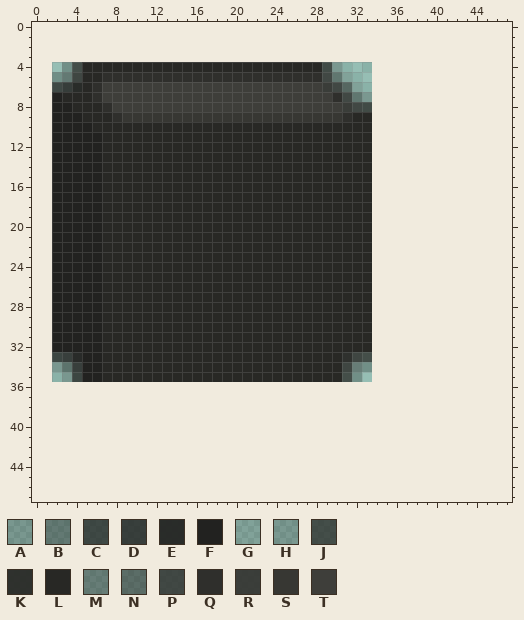
Two states of a pixel-art sprite, assets/platform/platform.png. This is how it looked before the edit.
The file is 32x32 pixels. Pixels under 10% opacity are left out. Colours within 5 levels of each other are drawn and written as one. The old version is drawn lined up with the new one, on the new canvas.
Palette (. is transparent): A #22222040  B #22222070  C #222220bf  D #222220cf  E #222220ef  F #222220  G #28282530  H #28282540  J #282825bf  K #282825ef  L #282825  M #2b2b2870  N #2c2c298e  P #2d2d2acf  Q #2f2f2c  R #353532ef  S #373733  T #3e3e3a
Pixels before, first column x 2:
 4 .HJLLLLLLLLLLLLLLLLLLLLLLLLJH...
 5 ABPLLQQQQQQQQQQQQQQQQQQQQQQPMG..
 6 CDELQTTTTTTTTTTTTTTTTTTTTTTRPNG.
 7 FLLLQTTTTTTTTTTTTTTTTTTTTTTTQPMH
 8 FFLLLQTTTTTTTTTTTTTTTTTTTTTTTRPJ
 9 FFFLLLQSSSSSSSSSSSSSSSSSSSSSSQLL
10 FFFFLLLLLLLLLLLLLLLLLLLLLLLLLLLL
11 FFFFFLLLLLLLLLLLLLLLLLLLLLLLLLLL
12 FFFFFLLLLLLLLLLLLLLLLLLLLLLLLLLL
13 FFFFFLLLLLLLLLLLLLLLLLLLLLLLLLLL
14 FFFFFLLLLLLLLLLLLLLLLLLLLLLLLLLL
15 FFFFFLLLLLLLLLLLLLLLLLLLLLLLLLLL
16 FFFFFLLLLLLLLLLLLLLLLLLLLLLLLLLL
17 FFFFFLLLLLLLLLLLLLLLLLLLLLLLLLLL
18 FFFFFLLLLLLLLLLLLLLLLLLLLLLLLLLL
19 FFFFFLLLLLLLLLLLLLLLLLLLLLLLLLLL
20 FFFFFLLLLLLLLLLLLLLLLLLLLLLLLLLL
21 FFFFFLLLLLLLLLLLLLLLLLLLLLLLLLLL
22 FFFFFLLLLLLLLLLLLLLLLLLLLLLLLLLL
23 FFFFFLLLLLLLLLLLLLLLLLLLLLLLLLLL
24 FFFFFLLLLLLLLLLLLLLLLLLLLLLLLLLL
25 FFFFFLLLLLLLLLLLLLLLLLLLLLLLLLLL
26 FFFFFLLLLLLLLLLLLLLLLLLLLLLLLLLL
27 FFFFFLLLLLLLLLLLLLLLLLLLLLLLLLLL
28 FFFFFLLLLLLLLLLLLLLLLLLLLLLLLLLL
29 FFFFFLLLLLLLLLLLLLLLLLLLLLLLLLLL
30 FFFFFLLLLLLLLLLLLLLLLLLLLLLLLLLL
31 FFFFFLLLLLLLLLLLLLLLLLLLLLLLLLLL
32 FFFFFLLLLLLLLLLLLLLLLLLLLLLLLLLL
33 CDEFFLLLLLLLLLLLLLLLLLLLLLLLLKPJ
34 ABDFFLLLLLLLLLLLLLLLLLLLLLLLLPMH
35 .ACFFLLLLLLLLLLLLLLLLLLLLLLLLJH.
Now the later version:
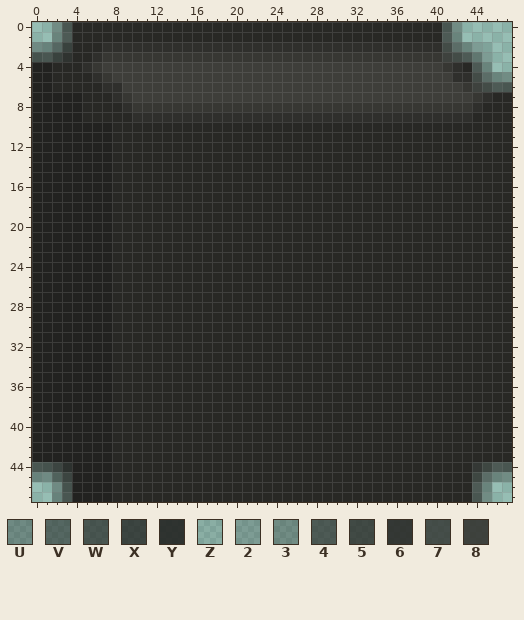
Colours new in this view: U #22222055  V #2222208e  W #222220aa  X #222220c6  Y #222220e3  Z #2828251c  2 #28282539  3 #28282555  4 #282825aa  5 #282825c6  6 #282825e3  7 #2e2e2bc6  8 #33332fe3
From old to new:
canvas 32x32 -> 48x48, the old top-left corner now at 2,4
Changed rows in their new state; - is an unchanged pixel.
first column x 0:
 0 --34LLLLLLLLLLLLLLLLLLLLLLLLLLLLLLLLLLLLL43-----
 1 --34LLLLLLLLLLLLLLLLLLLLLLLLLLLLLLLLLLLLL43-----
 2 UUVXLLLQQQQQQQQQQQQQQQQQQQQQQQQQQQQQQQQQQ7N32Z--
 3 WWXYLLQSSSSSSSSSSSSSSSSSSSSSSSSSSSSSSSSSS874M2--
 4 FFLLLQSTTTTTTTTTTTTTTTTTTTTTTTTTTTTTTTTTTSQL43--
 5 FFLLL-QSTTTTTTTTTTTTTTTTTTTTTTTTTTTTTTTTTTQQ7N33
 6 FFLLL-LQQ--------------------TTTTTTTTTTTTTTS8744
 7 FF-FF-LLQS--------------------TTTTTTTTTTTTTTSQLL
 8 FF--F--LLQSSSSSSSSSSSSSSSSSSSSSSSSSSSSSSSSSSQLLL
 9 FF------LLQQQQQQQQQQQQQQQQQQQQQ-QQQQQQQQQQQQLLLL
10 FF----FF--------------------------LLLLLLLLLLLLLL
11 FF-----F--------------------------LLLLLLLLLLLLLL
12 FF-----F--------------------------LLLLLLLLLLLLLL
13 FF-----F--------------------------LLLLLLLLLLLLLL
14 FF-----F--------------------------LLLLLLLLLLLLLL
15 FF-----F--------------------------LLLLLLLLLLLLLL
16 FF-----F--------------------------LLLLLLLLLLLLLL
17 FF-----F--------------------------LLLLLLLLLLLLLL
18 FF-----F--------------------------LLLLLLLLLLLLLL
19 FF-----F--------------------------LLLLLLLLLLLLLL
20 FF-----F--------------------------LLLLLLLLLLLLLL
21 FF-----F--------------------------LLLLLLLLLLLLLL
22 FF-----F--------------------------LLLLLLLLLLLLLL
23 FF-----F--------------------------LLLLLLLLLLLLLL
24 FF-----F--------------------------LLLLLLLLLLLLLL
25 FF-----F--------------------------LLLLLLLLLLLLLL
26 FF-----F--------------------------LLLLLLLLLLLLLL
27 FF-----F--------------------------LLLLLLLLLLLLLL
28 FF-----F--------------------------LLLLLLLLLLLLLL
29 FF-----F--------------------------LLLLLLLLLLLLLL
30 FF-----F--------------------------LLLLLLLLLLLLLL
31 FF-----F--------------------------LLLLLLLLLLLLLL
32 FF-----F--------------------------LLLLLLLLLLLLLL
33 FFFFF--F-----------------------LLLLLLLLLLLLLLLLL
34 FFFFF--F-----------------------LLLLLLLLLLLLLLLLL
35 FFFFF--F-----------------------LLLLLLLLLLLLLLLLL
36 FFFFFFFFLLLLLLLLLLLLLLLLLLLLLLLLLLLLLLLLLLLLLLLL
37 FFFFFFFFLLLLLLLLLLLLLLLLLLLLLLLLLLLLLLLLLLLLLLLL
38 FFFFFFFFLLLLLLLLLLLLLLLLLLLLLLLLLLLLLLLLLLLLLLLL
39 FFFFFFFFLLLLLLLLLLLLLLLLLLLLLLLLLLLLLLLLLLLLLLLL
40 FFFFFFFFLLLLLLLLLLLLLLLLLLLLLLLLLLLLLLLLLLLLLLLL
41 FFFFFFFFLLLLLLLLLLLLLLLLLLLLLLLLLLLLLLLLLLLLLLLL
42 FFFFFFFFLLLLLLLLLLLLLLLLLLLLLLLLLLLLLLLLLLLLLLLL
43 FFFFFFFFLLLLLLLLLLLLLLLLLLLLLLLLLLLLLLLLLLLLLLLL
44 WWXYFFFFLLLLLLLLLLLLLLLLLLLLLLLLLLLLLLLLLLLL6544
45 UUVXFFFFLLLLLLLLLLLLLLLLLLLLLLLLLLLLLLLLLLLL5N33
46 --UWFFFFLLLLLLLLLLLLLLLLLLLLLLLLLLLLLLLLLLLL43--
47 --UWFFFFLLLLLLLLLLLLLLLLLLLLLLLLLLLLLLLLLLLL43--
Where, in picture pixels (left, top, right, bottom), the same in both pictures:
changed: (32, 22, 512, 502)
